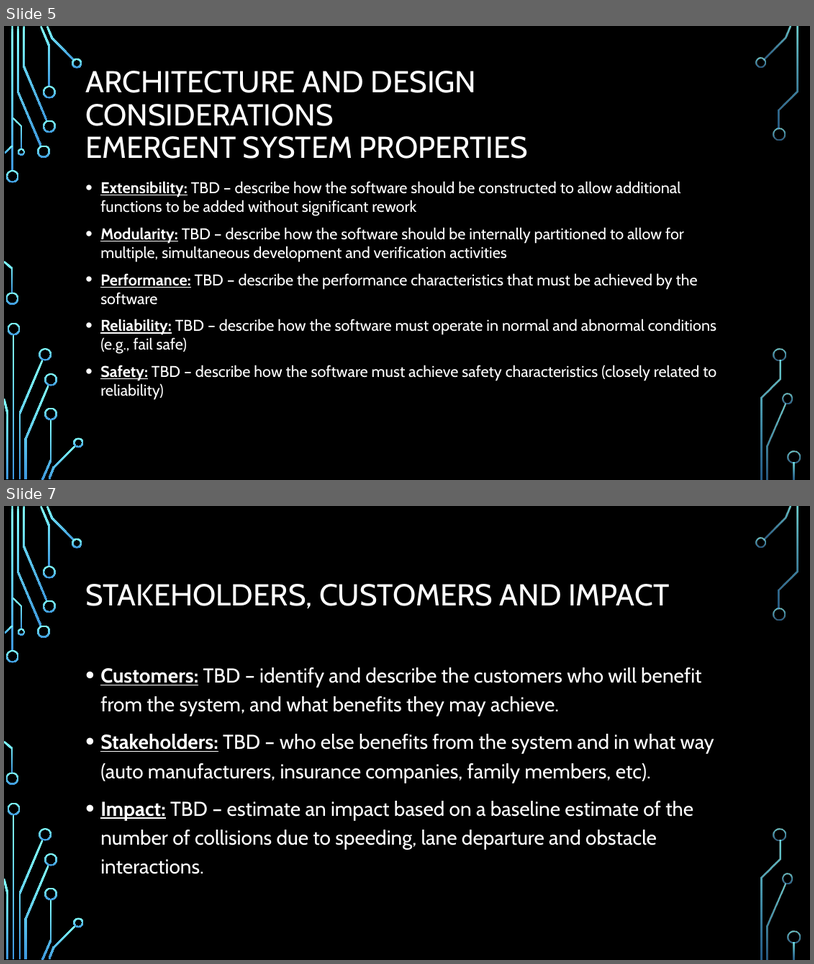
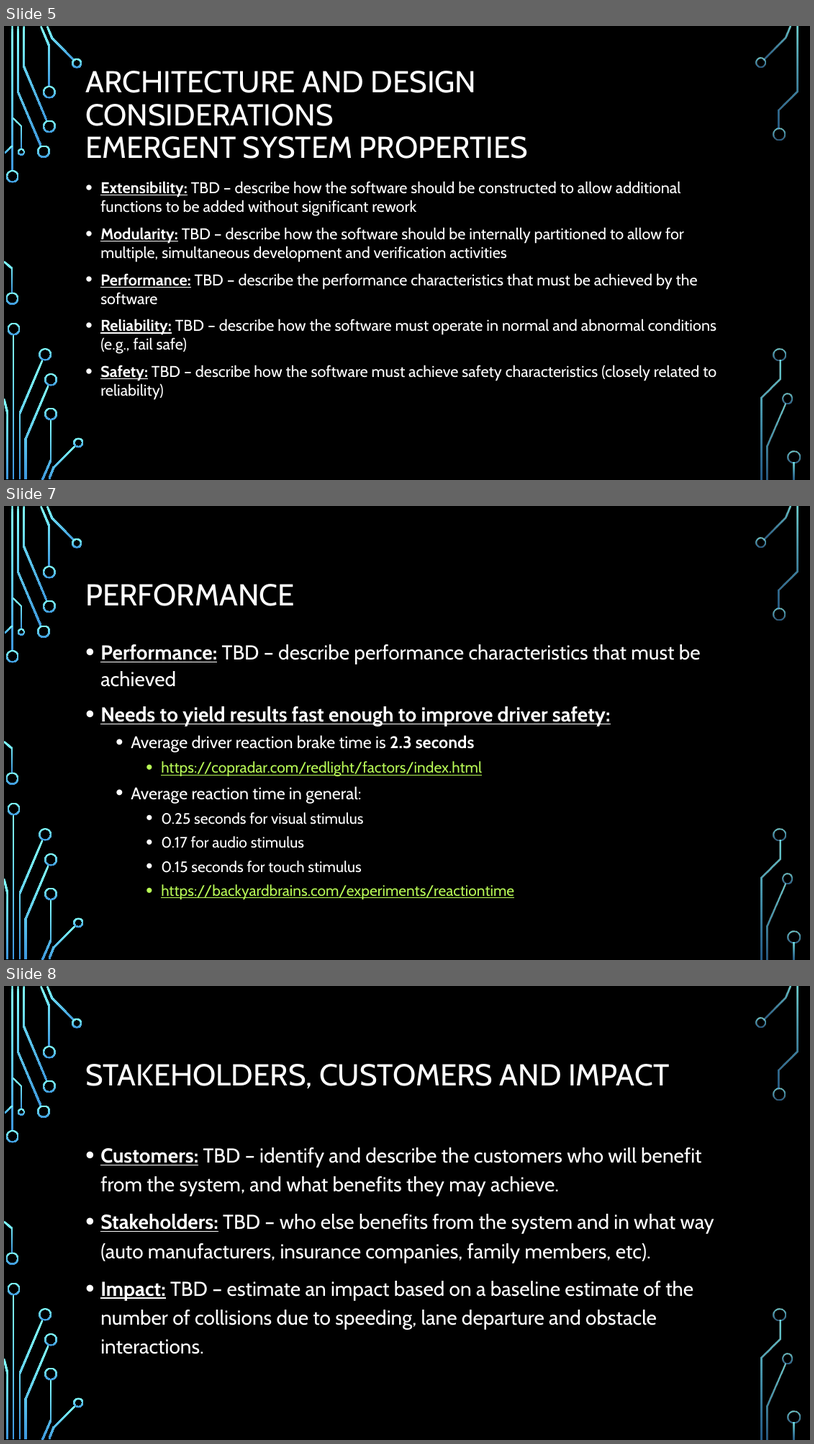
Before and after one commit to Scarabyte/SSW690-Project, a slide deck: docs/Presentations/Computer Vision Driving Aids Project Overview.pptx. Shown one above the other, each under a label of ours: slides 5 and 7 before the commit, slides 5, 7 and 8 after it; the slides between them are not shown. The pictures are 814x964 and 814x1444 pixels, drawn with LibreOffice and Linux fonts; fonts in the diff are those of the drawing; background and template pictures are left out. Boxes give left, top, right and bottom in pixels: in the first picture for what was removed or moved away, otherwise in the second. Text is boxed around its words. In the diff, an @@ line names an element or a change of style, - is before the commit and + after.

```diff
--- a/docs/Presentations/Computer Vision Driving Aids Project Overview.pptx
+++ b/docs/Presentations/Computer Vision Driving Aids Project Overview.pptx
@@ slide 7 added at (4, 506, 810, 960), background picture (left out); not listed: 36 template elements that a slide beside it also shows @@
@@ title added at (85, 584, 294, 606), 36 pt, text #FFFFFF @@
+PERFORMANCE
@@ text added at (100, 644, 701, 899), 18 pt, text #FFFFFF @@
+• Performance: TBD – describe performance characteristics that must be achieved
+• Needs to yield results fast enough to improve driver safety:
+  • Average driver reaction brake time is 2.3 seconds
+    • https://copradar.com/redlight/factors/index.html
+  • Average reaction time in general:
+    • 0.25 seconds for visual stimulus
+    • 0.17 for audio stimulus
+    • 0.15 seconds for touch stimulus
+    • https://backyardbrains.com/experiments/reactiontime
@@ what was slide 7 is now slide 8 @@
```
Also in this commit, not shown: 1 slide changed.
